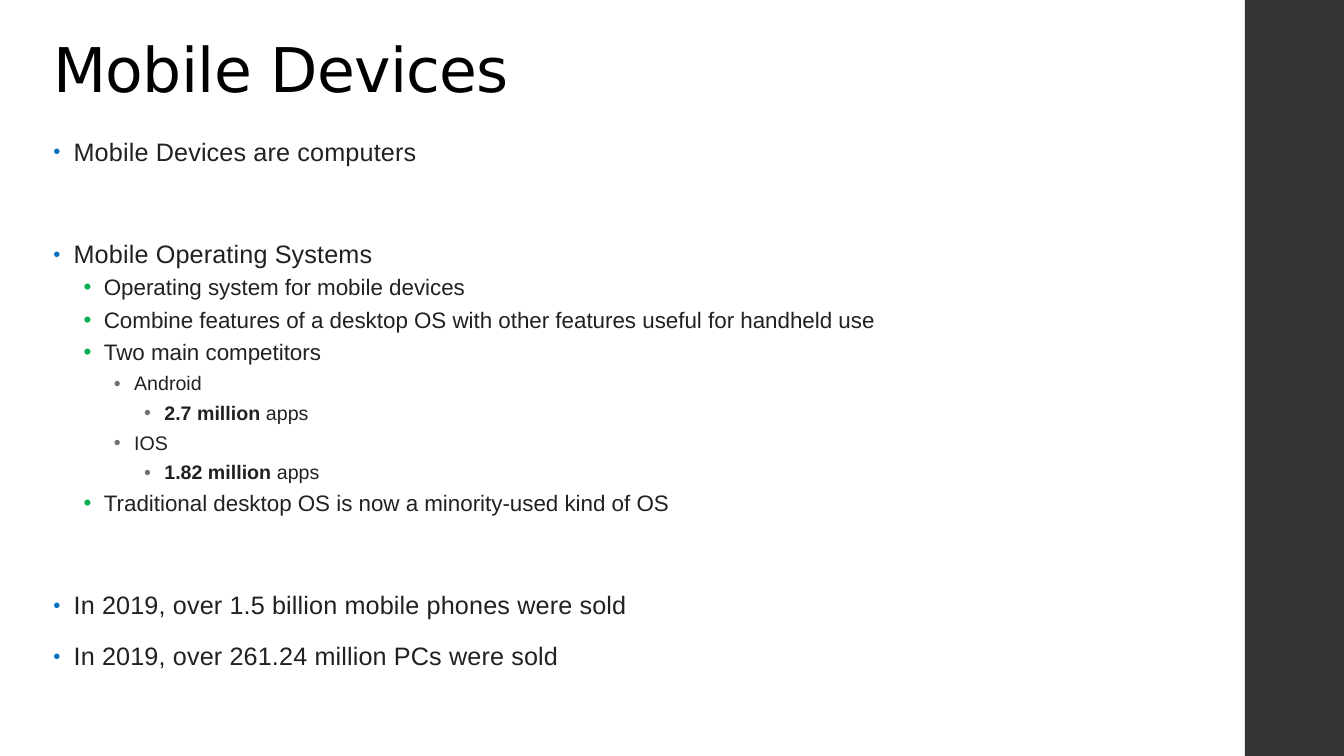
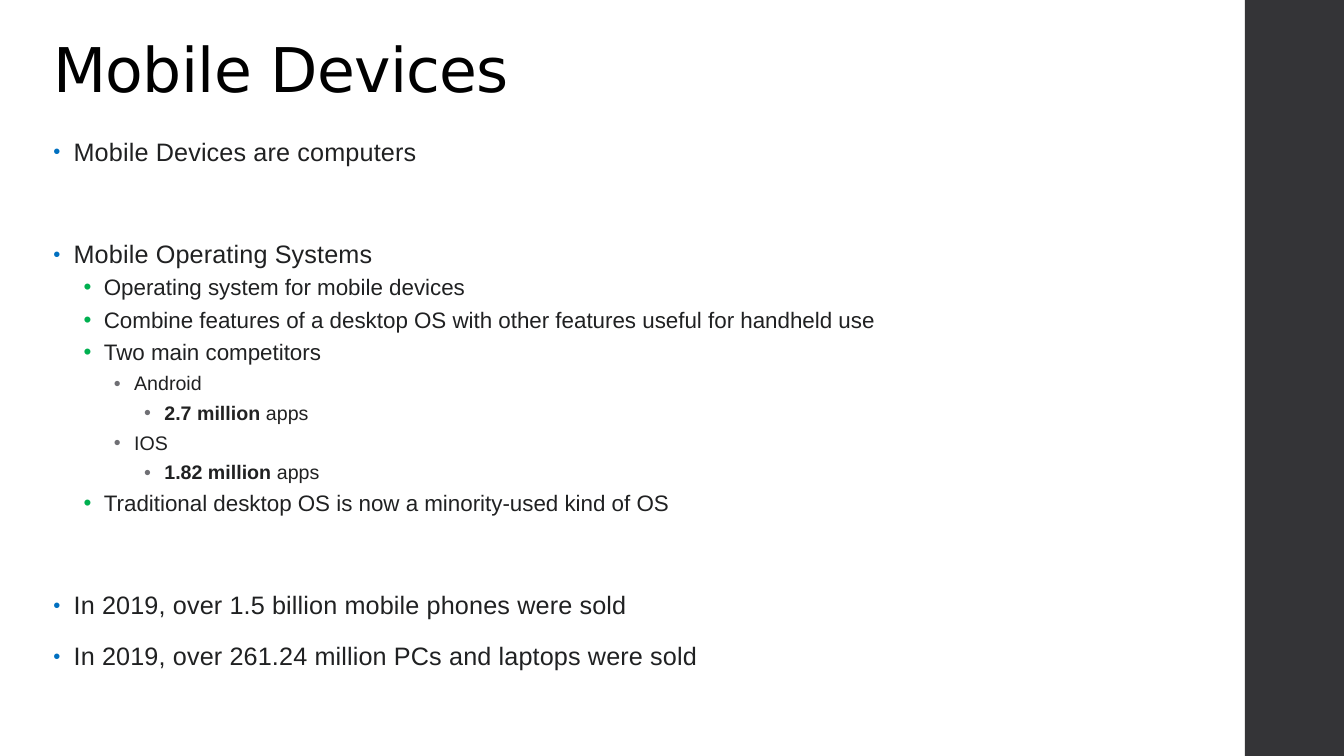
Before and after one commit to varadinov/DevSecOps, a slide deck: slide 11 of 00_evolution_of_information_technology/00_evolution_of_information_technology.pptx. Drawn at 1344x756 pixels with LibreOffice and Linux fonts; fonts in the diff are those of the drawing; background and template pictures are left out. Boxes give left, top, right and bottom in pixels: in the first picture for what was removed or moved away, otherwise in the second. Text is boxed around its words. In the diff, an @@ line names an element or a change of style, - is before the commit and + after.

```diff
--- a/00_evolution_of_information_technology/00_evolution_of_information_technology.pptx
+++ b/00_evolution_of_information_technology/00_evolution_of_information_technology.pptx
@@ text at bbox=[74, 646, 697, 671]: text changed @@
-• In 2019, over 261.24 million PCs were sold
+• In 2019, over 261.24 million PCs and laptops were sold
```
Also in this commit, not shown: 2 other slides changed, 6 other files.
